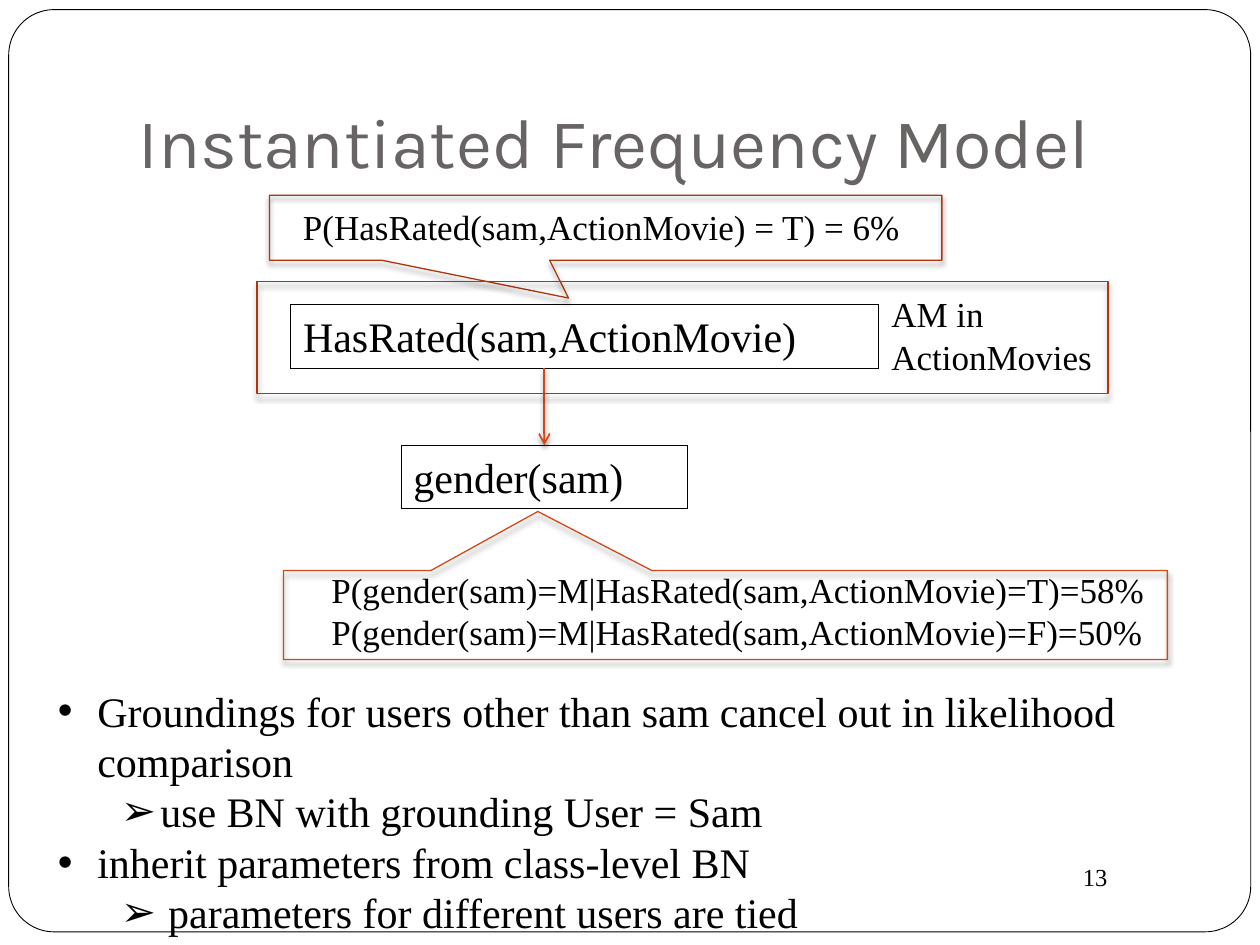
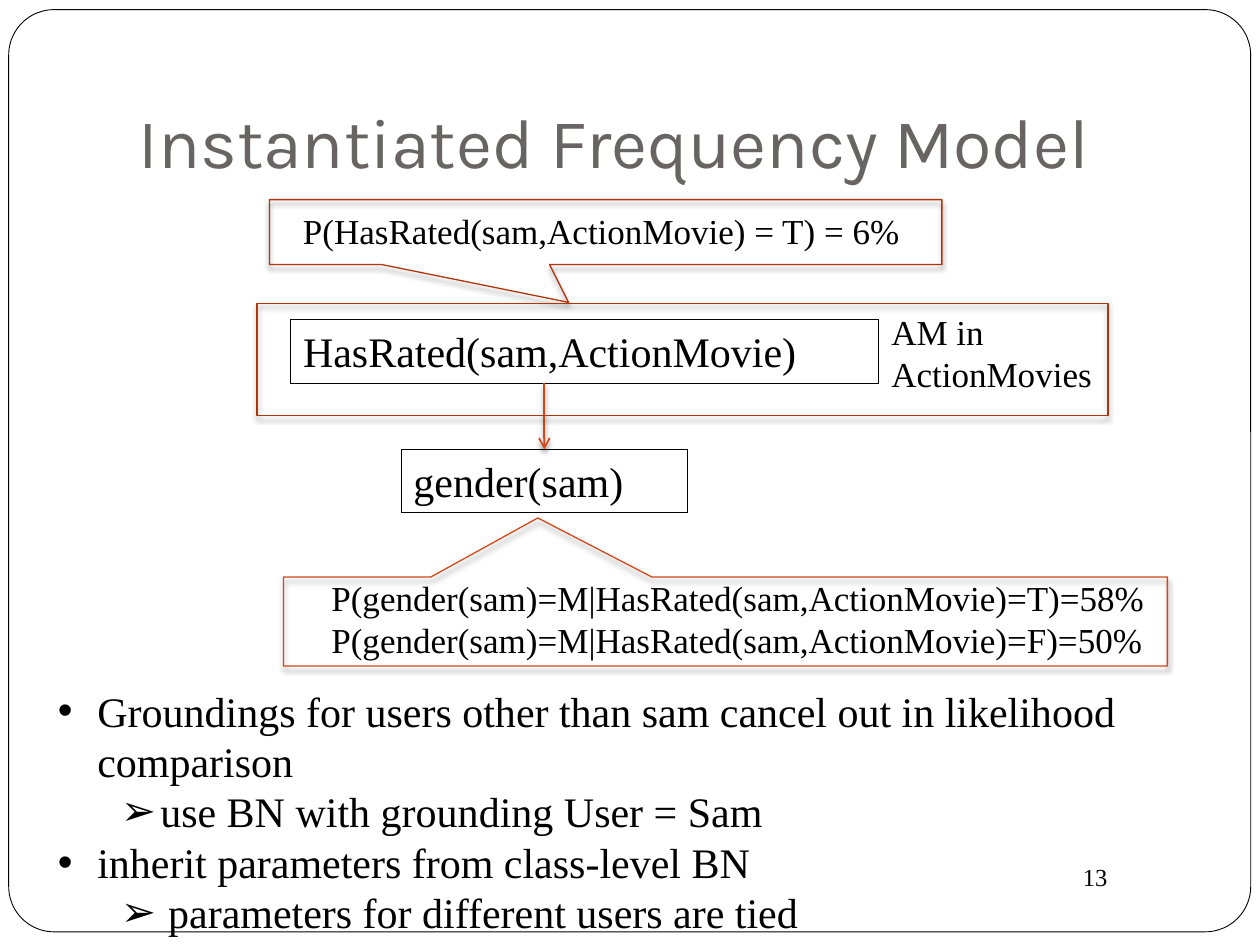
Before and after one commit to oschulte/srl-tutorial-slides, a slide deck: slide 13 of ch5-rel-bayes-net-classifier.pptx. Drawn at 1260x945 pixels with LibreOffice and Linux fonts; fonts in the diff are those of the drawing. Boxes give left, top, right and bottom in pixels: in the first picture for what was removed or moved away, otherwise in the second. Text is boxed around its words. In the diff, an @@ line names an element or a change of style, - is before the commit and + after.

```diff
--- a/ch5-rel-bayes-net-classifier.pptx
+++ b/ch5-rel-bayes-net-classifier.pptx
@@ rectangle: place and size @@
-rectangle at (257, 282, 1108, 394)
+rectangle at (257, 304, 1108, 416)
@@ rectangle "HasRated(sam,ActionMovie)": place and size @@
-rectangle "HasRated(sam,ActionMovie)" at (291, 305, 879, 368)
+rectangle "HasRated(sam,ActionMovie)" at (291, 320, 879, 383)
@@ text "AM in ActionMovies": place and size @@
-text "AM in ActionMovies" at (891, 304, 1091, 371)
+text "AM in ActionMovies" at (891, 322, 1091, 388)
@@ arrow moved from (544, 368) - (544, 445) to (544, 383) - (544, 450) @@
@@ 2 speech boxes, 1 text, 1 rectangle: place and size @@
-2 speech boxes, 1 text, 1 rectangle at (270, 195, 1167, 660)
+2 speech boxes, 1 text, 1 rectangle at (270, 199, 1167, 667)
@@ text "P(gender(sam)=M|HasRated(sam,ActionMovie)=T)=58%": place and size @@
-text "P(gender(sam)=M|HasRated(sam,ActionMovie)=T)=58%" at (331, 578, 1144, 652)
+text "P(gender(sam)=M|HasRated(sam,ActionMovie)=T)=58%" at (331, 586, 1144, 661)
```
Also in this commit, not shown: 18 other slides changed, 1 slide added, 2 slides removed, 1 other file.
